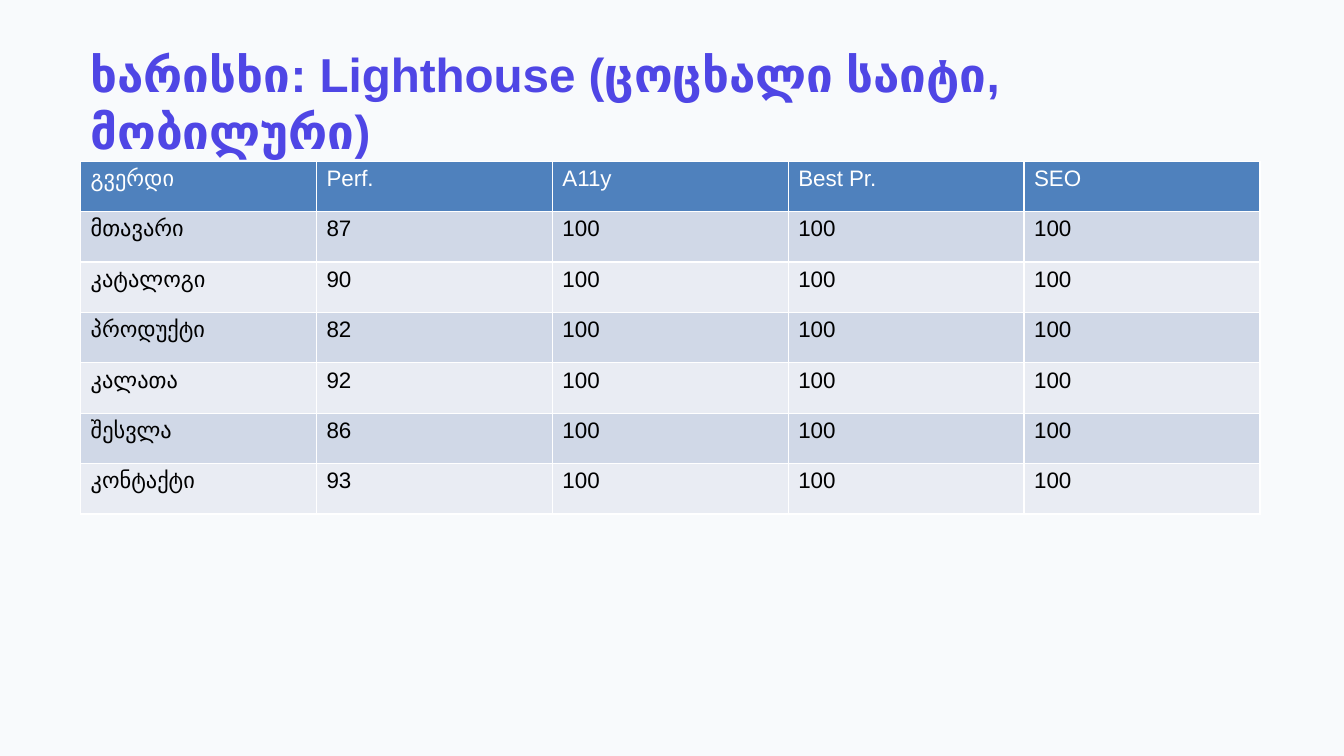
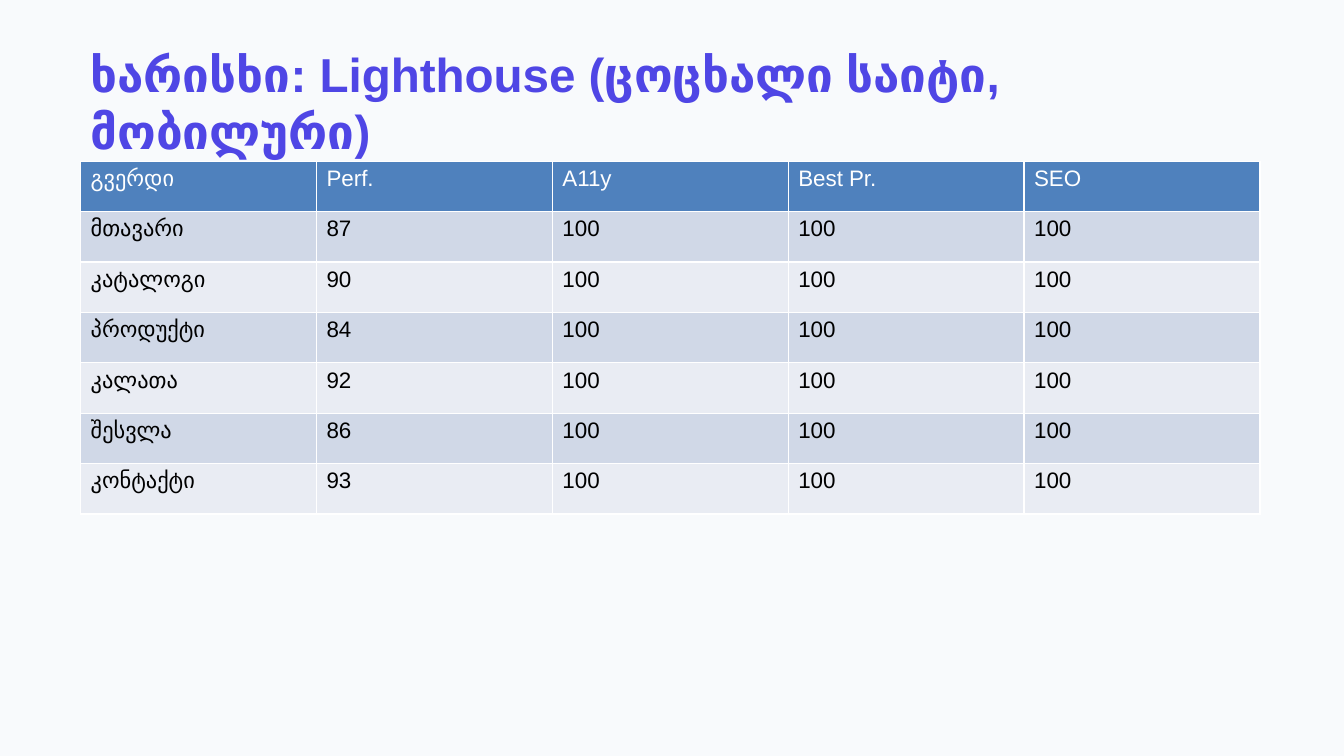
Before and after one commit to TornikeKhutsishvili/MarketPlace, a slide deck: slide 11 of docs/MarketPlace-პრეზენტაცია.pptx. Drawn at 1344x756 pixels with LibreOffice and Linux fonts; fonts in the diff are those of the drawing. Boxes give left, top, right and bottom in pixels: in the first picture for what was removed or moved away, otherwise in the second. Text is boxed around its words. In the diff, an @@ line names an element or a change of style, - is before the commit and + after.

```diff
--- a/docs/MarketPlace-პრეზენტაცია.pptx
+++ b/docs/MarketPlace-პრეზენტაცია.pptx
@@ table at box(81, 161, 1260, 514) @@
-row 4, column 2: 82
+row 4, column 2: 84
```
Also in this commit, not shown: 2 other files.
